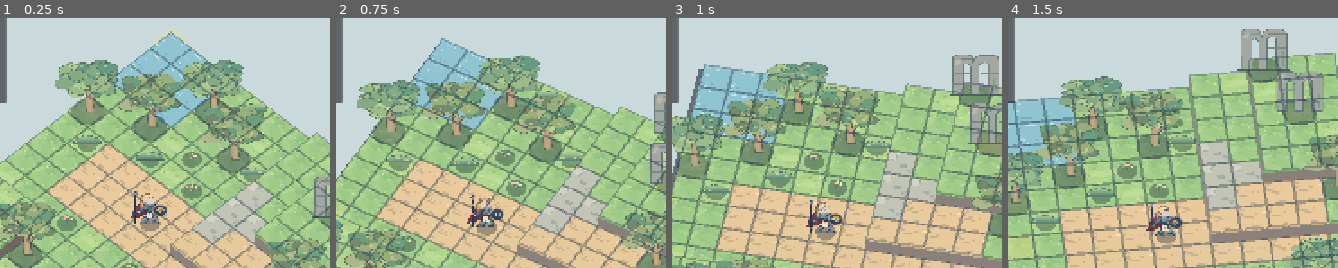
Above: before the commit, frames 1-4 (left to right).
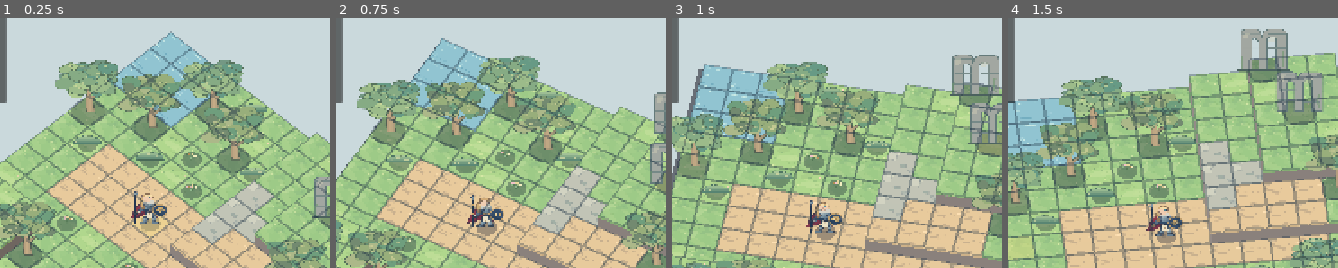
Above: after the commit, the same moments.

Repository: TheBioz/RPG-Tactics-3D-Prototype
Game: Godot game, scene res://scenes/IsometricArtTest.tscn
The game is run twice, just before and just after one commit, with the same random seed, the same clock (stepped at 60 frames per second) and the same inputs.
Inputs (mouse positions are % of the whole screen's width and height, from its top left):
- Up to frame 1 (0.25 s): no input
- Up to frame 2 (0.75 s): tap Enter at 0.5 s; move the mouse to (87, 45) at 0.52 s; hold Q from 0.53 s (still down); click (87, 45) at 0.67 s
- Up to frame 3 (1 s): keep holding Q
- Up to frame 4 (1.5 s): move the mouse to (36, 55) at 1.27 s; release Q at 1.28 s; tap E at 1.35 s; click (36, 55) at 1.42 s
The pictures show only the part of the screen within x 34-84%, y 10-60%; the shares and areas given below are measured in that part.

The runs differ from the first frame. In frame 1, 0.4% of the frame differs, in the area x 42-58%, y 3-86%; in frame 2, nothing differs; in frame 3, nothing differs; in frame 4, nothing differs.

Commit message:
fix(r2): initialize and validate GridView overlays

Diff:
--- a/scripts/isometric_art_test.gd
+++ b/scripts/isometric_art_test.gd
@@ -33,6 +33,9 @@
 	add_child(grid_view)
 	if not grid_view.configure(grid_model):
 		push_error("IsometricArtTest could not configure GridView from GridModel")
+		return
+	if not grid_view.set_selected_cell(selected_coordinate):
+		push_error("IsometricArtTest could not initialize GridView selection")
 		return
 	prop_root = Node3D.new()
 	prop_root.name = "PaintedProps2D"
--- a/tests/r2/test_runner.gd
+++ b/tests/r2/test_runner.gd
@@ -22,11 +22,11 @@
 	_test_baseline_distributions()
 	await _test_scene_interactions()
 	if _failures.is_empty():
-		print("R2-B1-B grid/scene: %d checks passed" % _checks)
+		print("R2-B2-A GridView: %d checks passed" % _checks)
 		quit(0)
 		return
 	for failure in _failures:
-		push_error("R2-B1-B: " + failure)
+		push_error("R2-B2-A: " + failure)
 	quit(1)
 
 func _test_refcounted_model_and_cell_count() -> void:
@@ -126,7 +126,10 @@
 	var grid_view: GridView = scene.get("grid_view")
 	var hero: Sprite3D = scene.get("hero")
 	var shadow: MeshInstance3D = scene.get("hero_shadow")
-	_test_grid_view(grid_view, model)
+	var selection_overlay: MeshInstance3D = grid_view.get_node("SelectedTile")
+	var initial_selected: Vector2i = scene.get("selected_coordinate")
+	_expect_equal(initial_selected, Vector2i(5, 6), "scene must start with the original logical selection")
+	_test_grid_view(grid_view, model, initial_selected)
 	var initial_actor: Vector2i = scene.get("actor_coordinate")
 	var initial_selection: Vector2i = scene.get("selected_coordinate")
 	var initial_hero_position: Vector3 = hero.position
@@ -173,6 +176,9 @@
 	_expect(scene.call("select_cell", Vector2i(3, 0)), "a cell different from the actor may be selected")
 	_expect_equal(scene.get("selected_coordinate"), Vector2i(3, 0),
 		"selection must update independently of the actor")
+	_expect(_vector3_is_equal(selection_overlay.position,
+		grid_view.world_position_for_cell(Vector2i(3, 0)) + Vector3(0.0, 0.07, 0.0)),
+		"valid selection must update the GridView highlight")
 	_expect_equal(scene.get("actor_coordinate"), high_cell,
 		"selecting elsewhere must retain the actor's logical coordinate")
 	_expect(cold_sprite.position.distance_to(cold_actor_position) < 0.0001,
@@ -224,8 +230,39 @@
 			"collider selection must map tile_x and tile_z")
 		_expect_equal(scene.get("actor_coordinate"), high_cell,
 			"collider selection must not move the actor")
+		var selected_before_metadata_change: Vector2i = scene.get("selected_coordinate")
+		var original_tile_z: Variant = valid_collider.get_meta("tile_z")
+		var original_height: Variant = valid_collider.get_meta("height_level")
+		valid_collider.set_meta("tile_z", int(original_tile_z) + 1)
+		_expect(not scene.call("select_grid_collider", valid_collider),
+			"registered collider with altered tile_z must be rejected")
+		_expect_equal(scene.get("selected_coordinate"), selected_before_metadata_change,
+			"altered tile_z must not mutate selection")
+		valid_collider.set_meta("tile_z", original_tile_z)
+		valid_collider.set_meta("height_level", int(original_height) + 1)
+		_expect(not scene.call("select_grid_collider", valid_collider),
+			"registered collider with altered height must be rejected")
+		_expect_equal(scene.get("selected_coordinate"), selected_before_metadata_change,
+			"altered height must not mutate selection")
+		valid_collider.set_meta("height_level", original_height)
+		_expect(scene.call("select_grid_collider", valid_collider),
+			"restored registered collider metadata must be accepted")
+		_expect_equal(scene.get("selected_coordinate"), Vector2i(3, 0),
+			"restored collider metadata must select its registered coordinate")
 
 	var selected_before_invalid: Vector2i = scene.get("selected_coordinate")
+	var overlay_before_invalid: Vector3 = selection_overlay.position
+	var view_spoof := StaticBody3D.new()
+	grid_view.add_child(view_spoof)
+	view_spoof.add_to_group("grid_tile")
+	view_spoof.set_meta("tile_x", 7)
+	view_spoof.set_meta("tile_z", 6)
+	view_spoof.set_meta("height_level", model.height_level_at(Vector2i(7, 6)))
+	_expect(grid_view.coordinate_from_collider(view_spoof) == GridView.INVALID_COORDINATE,
+		"valid-looking child of GridView must be rejected if it was not registered")
+	_expect(not scene.call("select_grid_collider", view_spoof),
+		"valid-looking unregistered GridView child must not select a cell")
+	view_spoof.free()
 	var fake_collider := StaticBody3D.new()
 	scene.add_child(fake_collider)
 	fake_collider.add_to_group("grid_tile")
@@ -252,6 +289,8 @@
 	fake_collider.free()
 	_expect_equal(scene.get("selected_coordinate"), selected_before_invalid,
 		"invalid collider attempts must not mutate selection")
+	_expect(_vector3_is_equal(selection_overlay.position, overlay_before_invalid),
+		"invalid collider attempts must not move the selection highlight")
 
 	_expect(scene.call("move_actor_to", initial_actor),
 		"actor must move to a lower cell after texture replacement")
@@ -297,9 +336,12 @@
 		"out-of-bounds destination must not move the actor shadow")
 
 	var selected_before_invalid_cell: Vector2i = scene.get("selected_coordinate")
+	var overlay_before_invalid_cell: Vector3 = selection_overlay.position
 	_expect(not scene.call("select_cell", Vector2i(12, 12)), "out-of-bounds cell must not be selectable")
 	_expect_equal(scene.get("selected_coordinate"), selected_before_invalid_cell,
 		"invalid cell selection must not mutate selection")
+	_expect(_vector3_is_equal(selection_overlay.position, overlay_before_invalid_cell),
+		"invalid cell selection must leave the current highlight unchanged")
 	_expect_equal(scene.get("actor_coordinate"), moved_actor,
 		"invalid cell selection must not mutate the actor")
 
@@ -314,8 +356,9 @@
 	scene.queue_free()
 	await process_frame
 
-func _test_grid_view(view: GridView, model: GridModel) -> void:
+func _test_grid_view(view: GridView, model: GridModel, initial_selection: Vector2i) -> void:
 	var registered_count: int = 0
+	var registered_coordinates: Dictionary = {}
 	for child in view.get_children():
 		var collider := child as StaticBody3D
 		if collider == null or not collider.is_in_group("grid_tile"):
@@ -323,15 +366,33 @@
 		registered_count += 1
 		var coordinate: Vector2i = view.coordinate_from_collider(collider)
 		_expect(model.contains(coordinate), "GridView must recognize each collider it created")
+		_expect(not registered_coordinates.has(coordinate),
+			"GridView must not register duplicate logical cell coordinates")
+		registered_coordinates[coordinate] = true
 		_expect_equal(coordinate, Vector2i(collider.get_meta("tile_x"), collider.get_meta("tile_z")),
 			"registered collider must map back to its logical x/z cell")
 	_expect_equal(registered_count, 144, "GridView must build exactly one collider for each of 144 cells")
+	_expect_equal(registered_coordinates.size(), 144,
+		"GridView must register 144 unique coordinates corresponding to GridModel")
+	var selection_overlay := view.get_node("SelectedTile") as MeshInstance3D
+	_expect(selection_overlay != null, "GridView must create a selection overlay")
+	if selection_overlay != null:
+		var expected_initial_position := view.world_position_for_cell(initial_selection) + Vector3(0.0, 0.07, 0.0)
+		_expect(_vector3_is_equal(selection_overlay.position, expected_initial_position),
+			"GridView must position the initial highlight at the existing selected coordinate")
 	_expect(_vector3_is_equal(view.world_position_for_cell(Vector2i(3, 3)), Vector3(3.5, 0.42, 3.5)),
 		"GridView must map a height-0 cell to the baseline world position")
 	_expect(_vector3_is_equal(view.world_position_for_cell(Vector2i(7, 6)), Vector3(7.5, 1.0, 6.5)),
 		"GridView must map a height-1 cell using GridModel")
 	_expect(_vector3_is_equal(view.world_position_for_cell(Vector2i(9, 4)), Vector3(9.5, 1.58, 4.5)),
 		"GridView must map a height-2 cell using GridModel")
+	var grid_overlay := view.get_node("GridOverlay") as MeshInstance3D
+	_expect(grid_overlay != null and grid_overlay.visible, "GridView grid overlay must start visible")
+	if grid_overlay != null:
+		view.set_grid_visible(false)
+		_expect(not grid_overlay.visible, "GridView must hide the grid overlay on request")
+		view.set_grid_visible(true)
+		_expect(grid_overlay.visible, "GridView must restore the grid overlay on request")
 
 func _find_grid_collider(scene: Node, coordinate: Vector2i) -> StaticBody3D:
 	for candidate in scene.get_tree().get_nodes_in_group("grid_tile"):
